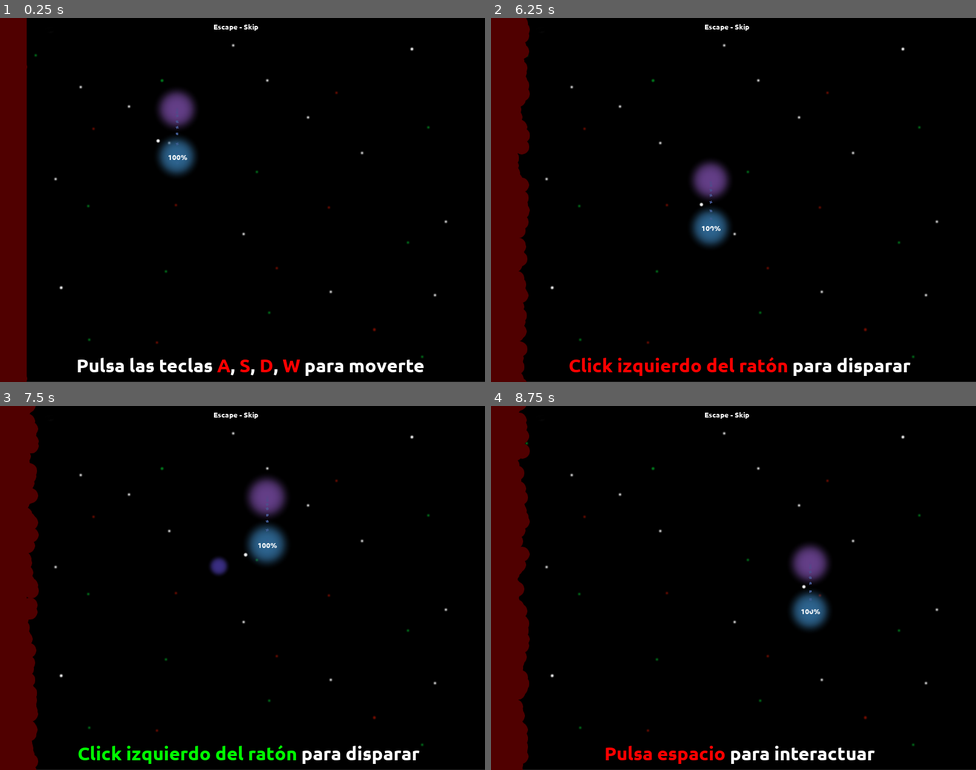
Above: before the commit, frames 1-4 (two rows, left to right).
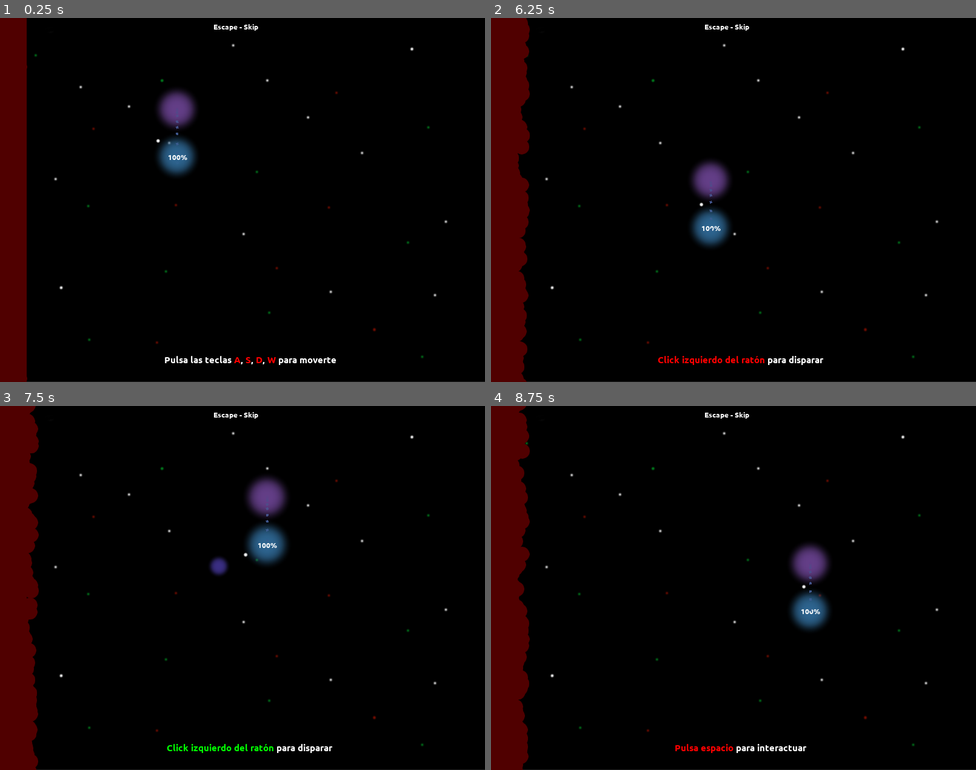
Above: after the commit, the same moments.

Repository: moisesjbc/cinco-etapas
Game: Godot game, scene res://scenes/main_scene/main_scene.tscn
The game is run twice, just before and just after one commit, with the same random seed, the same clock (stepped at 60 frames per second) and the same inputs.
Inputs (mouse positions are in pixels of both pictures, inside the frame that each line leads up to):
- Up to frame 1 (0.25 s): no input
- Up to frame 2 (6.25 s): tap Enter at 0.5 s; move the mouse to (840, 181) at 0.52 s; hold Right (ui_right) 0.53-1.28 s; click (840, 181) at 0.67 s; tap Space at 0.77, 1.52, 3.02, 3.77, 4.52, 6.02 s; move the mouse to (636, 218) at 1.27 s; hold Down (ui_down) 1.28-2.03 s; move the mouse to (782, 119) at 2.02 s; hold Right (ui_right) 2.03-2.78 s; move the mouse to (709, 272) at 2.77 s; hold Up (ui_up) 2.78-3.53 s; click (709, 272) at 2.92 s; move the mouse to (879, 254) at 3.52 s; hold Left (ui_left) 3.53-5.03 s; move the mouse to (588, 145) at 4.27 s; move the mouse to (757, 200) at 5.02 s; hold Down (ui_down) 5.03-5.78 s; click (757, 200) at 5.17 s; move the mouse to (660, 109) at 5.77 s; hold Right (ui_right) from 5.78 s (still down)
- Up to frame 3 (7.5 s): move the mouse to (349, 569) at 6.52 s; release Right (ui_right) at 6.53 s; hold Up (ui_up) 6.53-7.28 s; tap Space at 6.77 s; move the mouse to (145, 606) at 7.27 s; hold Right (ui_right) from 7.28 s (still down); click (145, 606) at 7.42 s
- Up to frame 4 (8.75 s): tap Space at 7.52 s; move the mouse to (782, 507) at 8.02 s; release Right (ui_right) at 8.03 s; hold Down (ui_down) from 8.03 s (still down)

The runs differ from the first frame. In frame 1, 1.4% of the frame differs, in the area x 16-88%, y 92-99%; in frame 2, 1.5%, in the area x 16-87%, y 92-99%; in frame 3, 1.5%; in frame 4, 1.2%.

Commit message:
Fixed some texts

Diff:
--- a/godot-project/scenes/main_scene/main_scene.tscn
+++ b/godot-project/scenes/main_scene/main_scene.tscn
@@ -22,6 +22,7 @@
 [ext_resource path="res://scenes/main_scene/states/tutorial_act_3.gd" type="Script" id=20]
 [ext_resource path="res://scenes/main_scene/background.png" type="Texture" id=21]
 [ext_resource path="res://scenes/distance_control/distance_control.tscn" type="PackedScene" id=22]
+[ext_resource path="res://scenes/main_scene/states/tutorial_act_4.gd" type="Script" id=23]
 
 [sub_resource type="DynamicFont" id=2]
 font_data = ExtResource( 7 )
@@ -67,6 +68,9 @@
 
 [node name="tutorial_act_3" type="Node2D" parent="."]
 script = ExtResource( 20 )
+
+[node name="tutorial_act_4" type="Node2D" parent="."]
+script = ExtResource( 23 )
 
 [node name="state_0_loss" type="Node2D" parent="."]
 script = ExtResource( 8 )
--- a/godot-project/scenes/main_scene/states/state_3_bargaining.gd
+++ b/godot-project/scenes/main_scene/states/state_3_bargaining.gd
@@ -6,7 +6,7 @@
 	state_machine.get_node("story_gui").set_text("No llego...", null, funcref(self, "step_1"))
 
 func step_1():
-	state_machine.get_node("story_gui").set_text("Quizás si sacrifico vida por velocidad [ESPACIO]...", null, null)
+	state_machine.get_node("story_gui").set_text("Quizás si sacrifico vida por velocidad [ESPACIO]...", null, null, null)
 	state_machine.get_node("player").enable_sacrifice()
 
 func process(delta):
--- a/godot-project/scenes/main_scene/states/state_4_depression.gd
+++ b/godot-project/scenes/main_scene/states/state_4_depression.gd
@@ -12,7 +12,7 @@
 	state_machine.get_node("meteorites_respawn").disable()
 	state_machine.get_node("friends_respawn").disable()
 	state_machine.clean_npcs()
-	state_machine.get_node("story_gui").set_text("O no...", null, null)
+	state_machine.get_node("story_gui").set_text("", null, null, null)
 	state_machine.get_node("player").disable_input()
 	death.set_physics_process(false)
 
--- a/godot-project/scenes/main_scene/states/tutorial_act_3.gd
+++ b/godot-project/scenes/main_scene/states/tutorial_act_3.gd
@@ -22,4 +22,4 @@
 		state_machine.set_timeout(1)
 
 func timeout():
-	state_machine.change_state("state_0_loss")
+	state_machine.change_state("tutorial_act_4")
--- /dev/null
+++ b/godot-project/scenes/main_scene/states/tutorial_act_4.gd
@@ -0,0 +1,21 @@
+extends Node2D
+
+var state_machine
+
+func start():
+	state_machine.set_text("El número indica la distancia con tu objetivo actual", null, funcref(self, "step_1"))
+	state_machine.get_node("distance_control").set_distance(789, 1)
+
+func step_1():
+	state_machine.set_text("El color rojo indica que el objetivo se está alejando", null, funcref(self, "step_2"))
+
+func step_2():
+	state_machine.get_node("distance_control").set_distance(789, -1)
+	state_machine.set_text("El color verde indica que el objetivo se está acercando", null, funcref(self, "step_3"))
+
+func step_3():
+	state_machine.get_node("distance_control").clear()
+	state_machine.set_text("Pulsa ESPACIO para empezar", null, funcref(self, "step_4"))
+
+func step_4():
+	state_machine.change_state("state_0_loss")
--- a/godot-project/scenes/story_gui/story_gui.gd
+++ b/godot-project/scenes/story_gui/story_gui.gd
@@ -2,7 +2,7 @@
 
 var current_callback = null
 
-func set_text(text, start_callback, end_callback, delay=2):
+func set_text(text, start_callback, end_callback, delay=3):
 	if start_callback:
 		start_callback.call_func()
 
--- a/godot-project/scenes/story_gui/story_gui.tscn
+++ b/godot-project/scenes/story_gui/story_gui.tscn
@@ -4,7 +4,7 @@
 [ext_resource path="res://fonts/Ubuntu-B.ttf" type="DynamicFontData" id=2]
 
 [sub_resource type="DynamicFont" id=1]
-size = 40
+size = 20
 font_data = ExtResource( 2 )
 
 [node name="story_gui" type="Control"]
@@ -24,8 +24,6 @@
 margin_bottom = 766.799
 custom_fonts/normal_font = SubResource( 1 )
 bbcode_enabled = true
-bbcode_text = "FFFF"
-text = "FFFF"
 __meta__ = {
 "_edit_use_anchors_": false
 }
Not shown: 1 places in godot-project/scenes/main_scene/main_scene.tscn that only renumber resources
